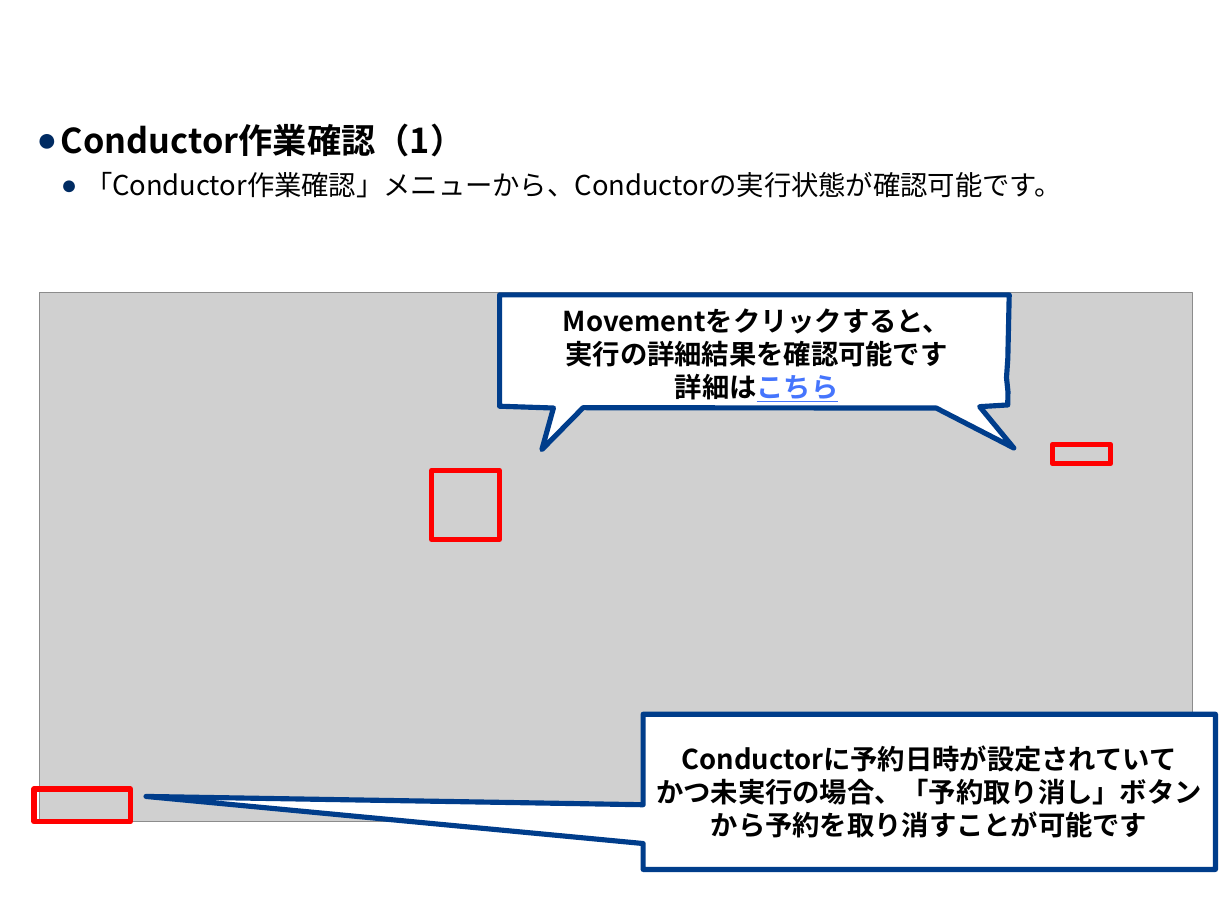
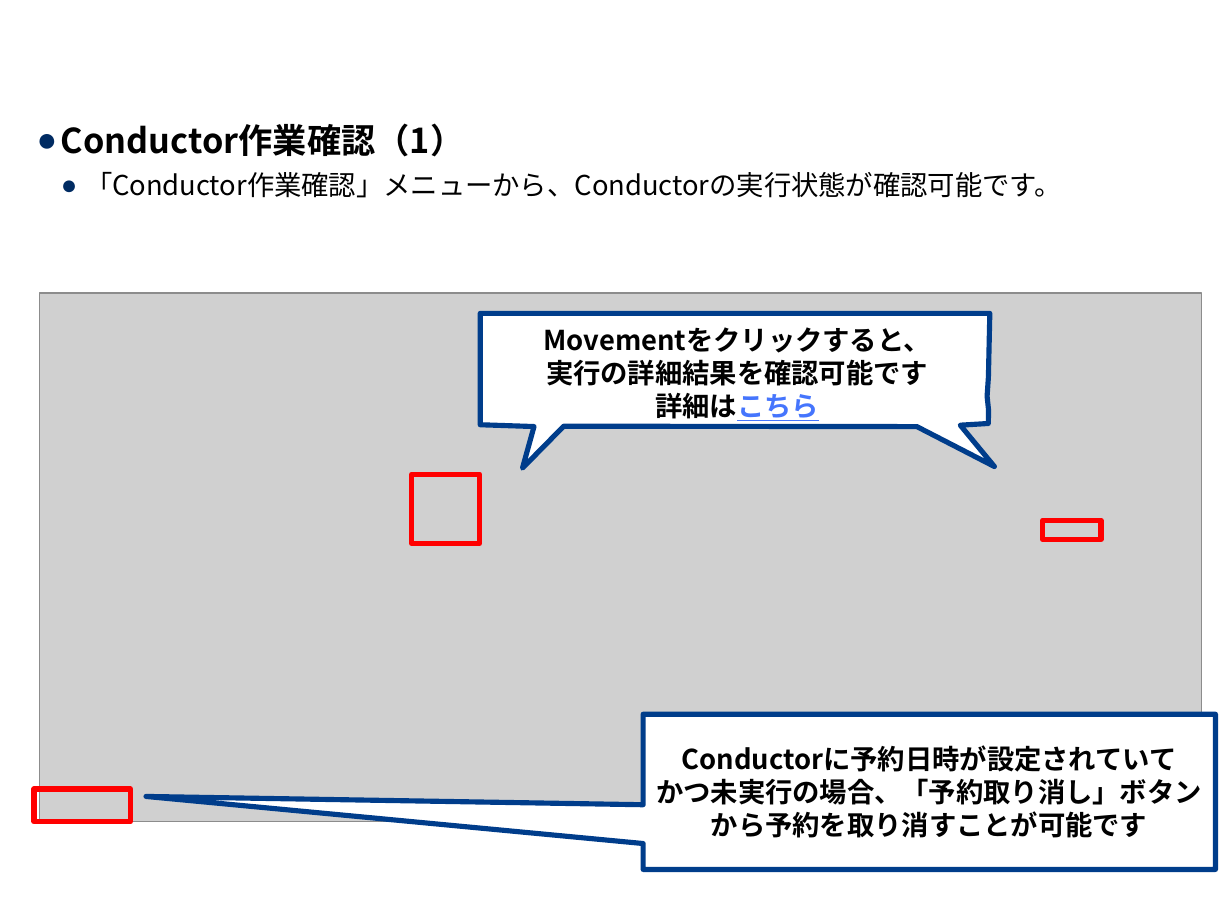
Before and after one commit to exastro-suite/it-automation-docs, a slide deck: slide 15 of asset/Learn_ja/ITA-Conductor_ja.pptx. Drawn at 1232x924 pixels with LibreOffice and Linux fonts; fonts in the diff are those of the drawing; grey boxes stand for pictures; background and template pictures are left out. Boxes give left, top, right and bottom in pixels: in the first picture for what was removed or moved away, otherwise in the second. Text is boxed around its words. In the diff, an @@ line names an element or a change of style, - is before the commit and + after.

```diff
--- a/asset/Learn_ja/ITA-Conductor_ja.pptx
+++ b/asset/Learn_ja/ITA-Conductor_ja.pptx
@@ picture: place and size @@
-picture at (39, 293, 1193, 822)
+picture at (39, 293, 1201, 822)
@@ freeform shape "Movementをクリックすると、 実行の詳細結果を確認可能です 詳細はこちら": place and size @@
-freeform shape "Movementをクリックすると、 実行の詳細結果を確認可能です 詳細はこちら" at (499, 294, 1013, 450)
+freeform shape "Movementをクリックすると、 実行の詳細結果を確認可能です 詳細はこちら" at (480, 313, 994, 468)
@@ rectangle: place and size @@
-rectangle at (431, 471, 499, 540)
+rectangle at (411, 474, 479, 543)
@@ rectangle: place and size @@
-rectangle at (1052, 445, 1110, 464)
+rectangle at (1044, 520, 1101, 540)
```
Also in this commit, not shown: 4 other slides changed, 1 other file.
